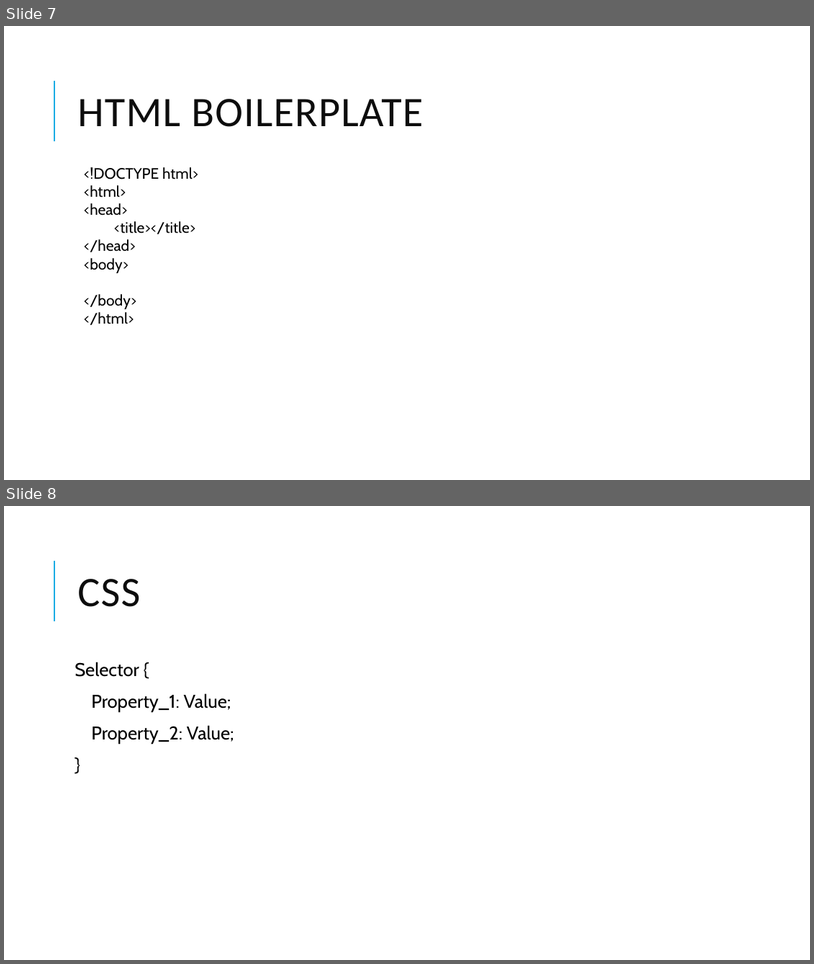
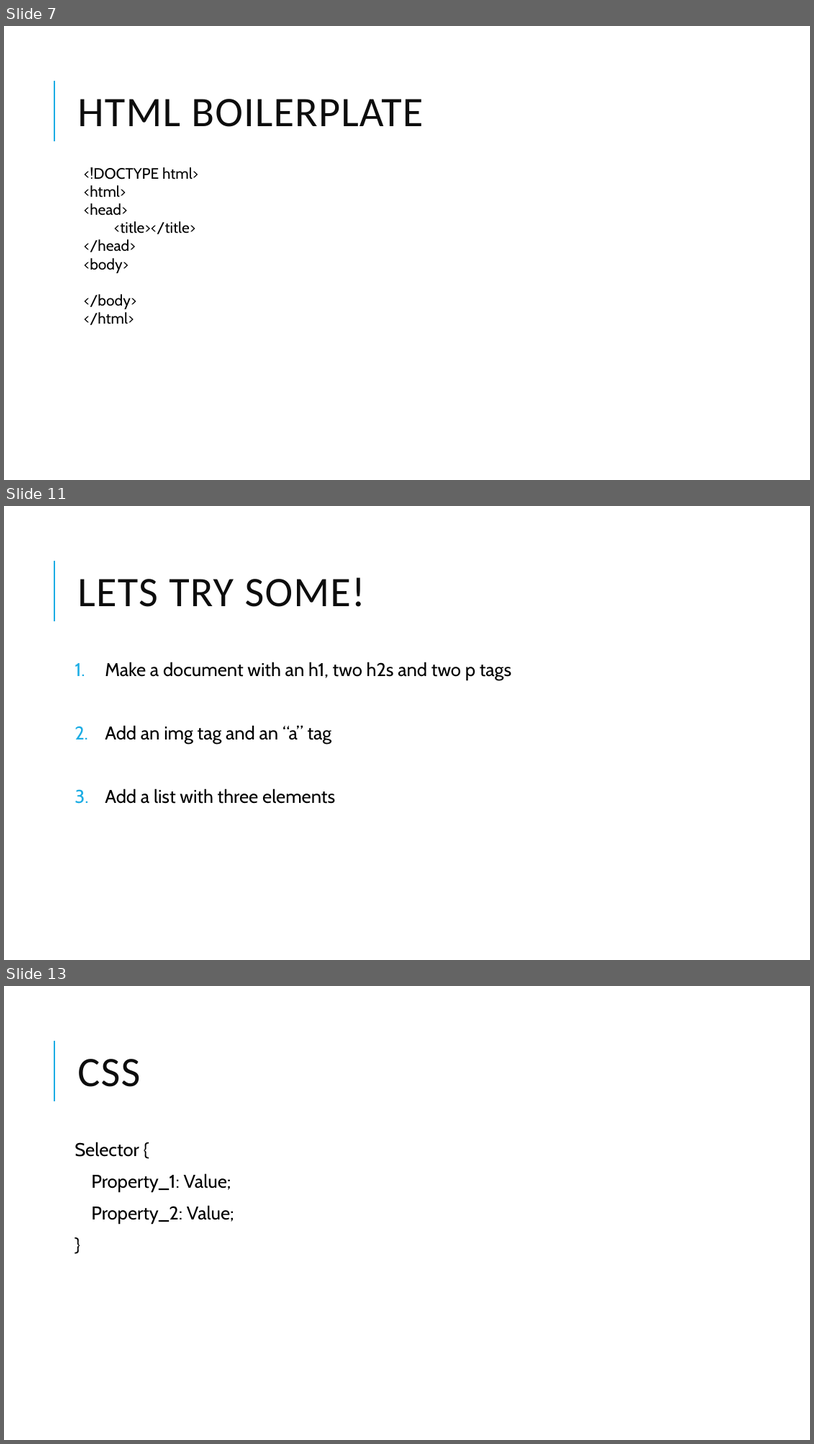
Before and after one commit to Will-Guthrie/HTML-Presentation, a slide deck: HTML and CSS.pptx. Shown one above the other, each under a label of ours: slides 7 and 8 before the commit, slides 7, 11 and 13 after it; the slides between them are not shown. The pictures are 814x964 and 814x1444 pixels, drawn with LibreOffice and Linux fonts; fonts in the diff are those of the drawing. Boxes give left, top, right and bottom in pixels: in the first picture for what was removed or moved away, otherwise in the second. Text is boxed around its words. In the diff, an @@ line names an element or a change of style, - is before the commit and + after.

```diff
--- a/HTML and CSS.pptx
+++ b/HTML and CSS.pptx
@@ slide 11 added at (x1=4, y1=506, x2=810, y2=960), background #FFFFFF; not listed: 1 template element that a slide beside it also shows @@
@@ title added at (x1=77, y1=577, x2=365, y2=607), 50 pt, text #0D0D0D @@
+LETS TRY SOME!
@@ text added at (x1=105, y1=662, x2=512, y2=803), 22 pt, text #000000 @@
+1. Make a document with an h1, two h2s and two p tags
+2. Add an img tag and an “a” tag
+3. Add a list with three elements
@@ what was slide 8 is now slide 13 @@
```
Also in this commit, not shown: 4 other slides added.
